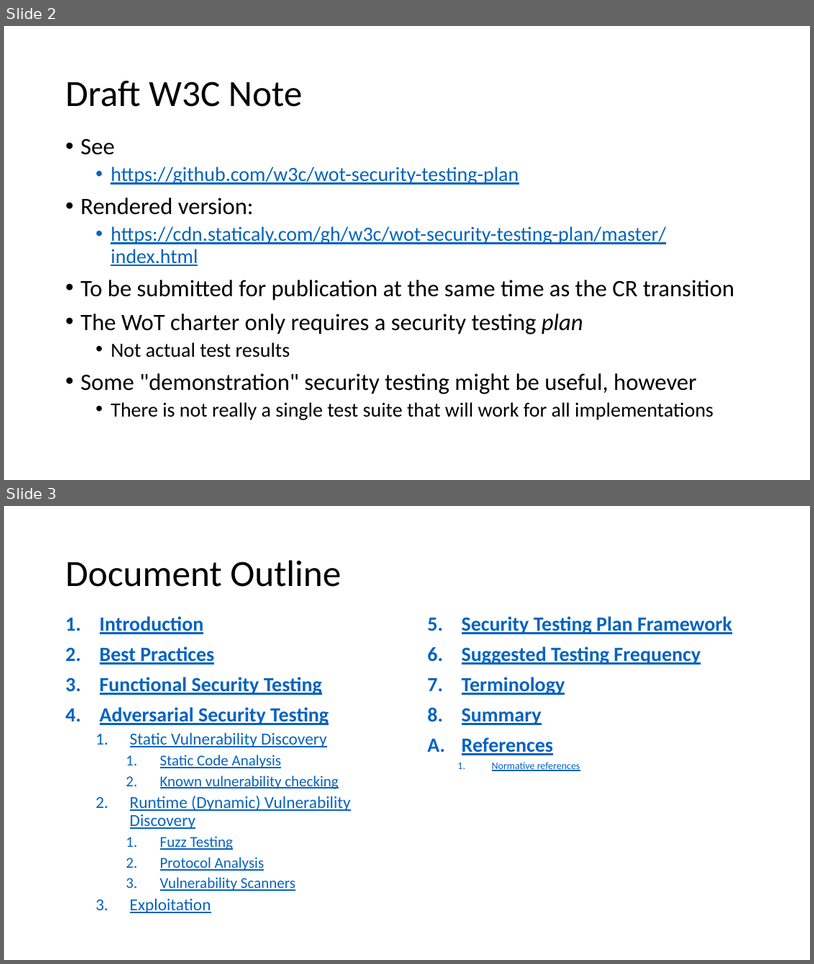
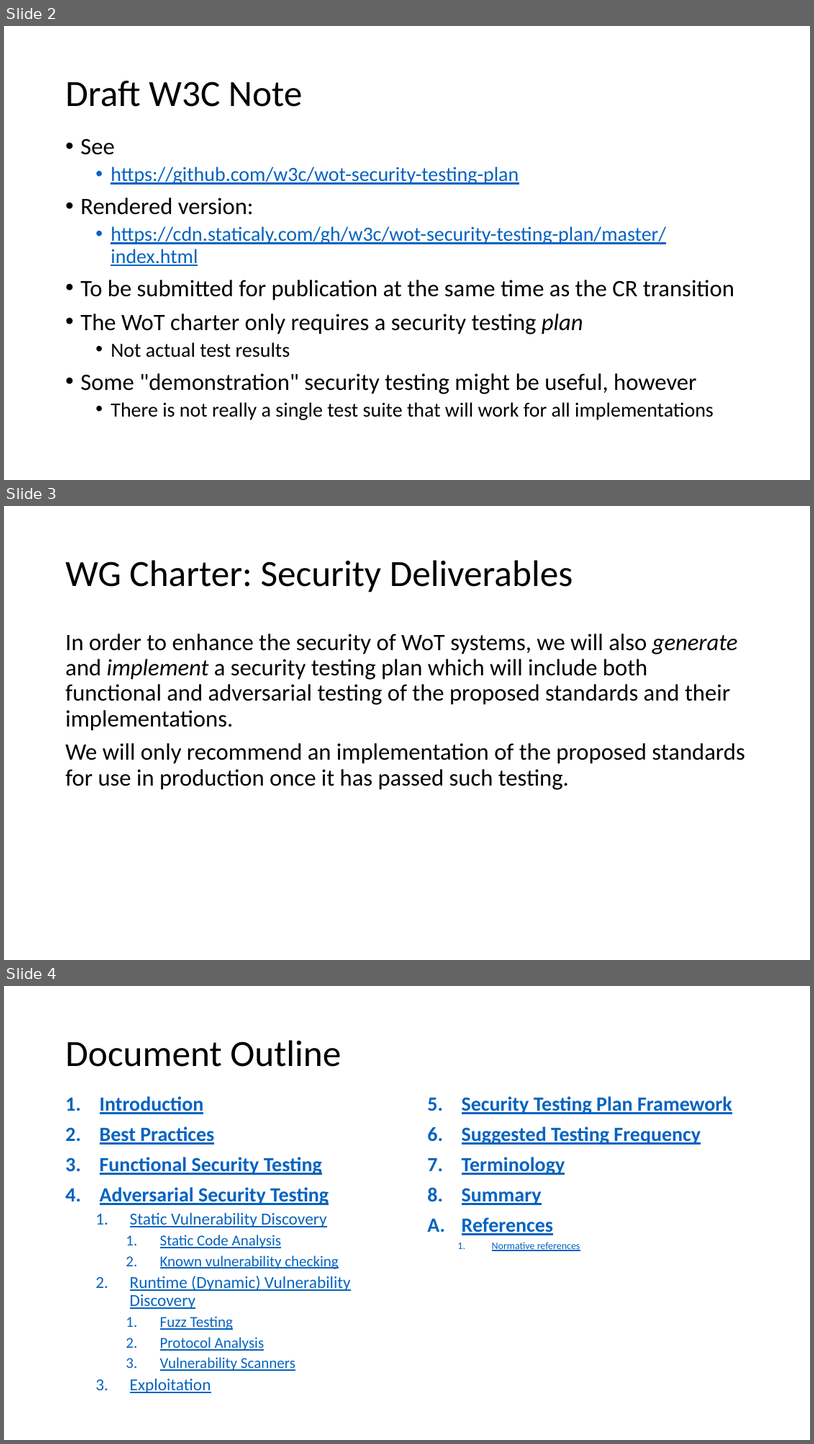
Before and after one commit to w3c/wot-security-testing-plan, a slide deck: W3C WoT Security Testing Plan.pptx. Shown one above the other, each under a label of ours: slides 2 and 3 before the commit, slides 2, 3 and 4 after it. The pictures are 814x964 and 814x1444 pixels, drawn with LibreOffice and Linux fonts; fonts in the diff are those of the drawing. Boxes give left, top, right and bottom in pixels: in the first picture for what was removed or moved away, otherwise in the second. Text is boxed around its words. In the diff, an @@ line names an element or a change of style, - is before the commit and + after.

Commit message:
Update presentation
Include charter requirements

```diff
--- a/W3C WoT Security Testing Plan.pptx
+++ b/W3C WoT Security Testing Plan.pptx
@@ slide 3 added at [4,506,810,960], background #FFFFFF @@
@@ title added at [65,560,574,592], 44 pt, text #000000 @@
+WG Charter: Security Deliverables
@@ text added at [65,633,745,790], 28 pt, text #000000 @@
+In order to enhance the security of WoT systems, we will also generate and implement a security testing plan which will include both functional and adversarial testing of the proposed standards and their implementations.
+We will only recommend an implementation of the proposed standards for use in production once it has passed such testing.
@@ what was slide 3 is now slide 4 @@
```
Also in this commit, not shown: 1 other file.
